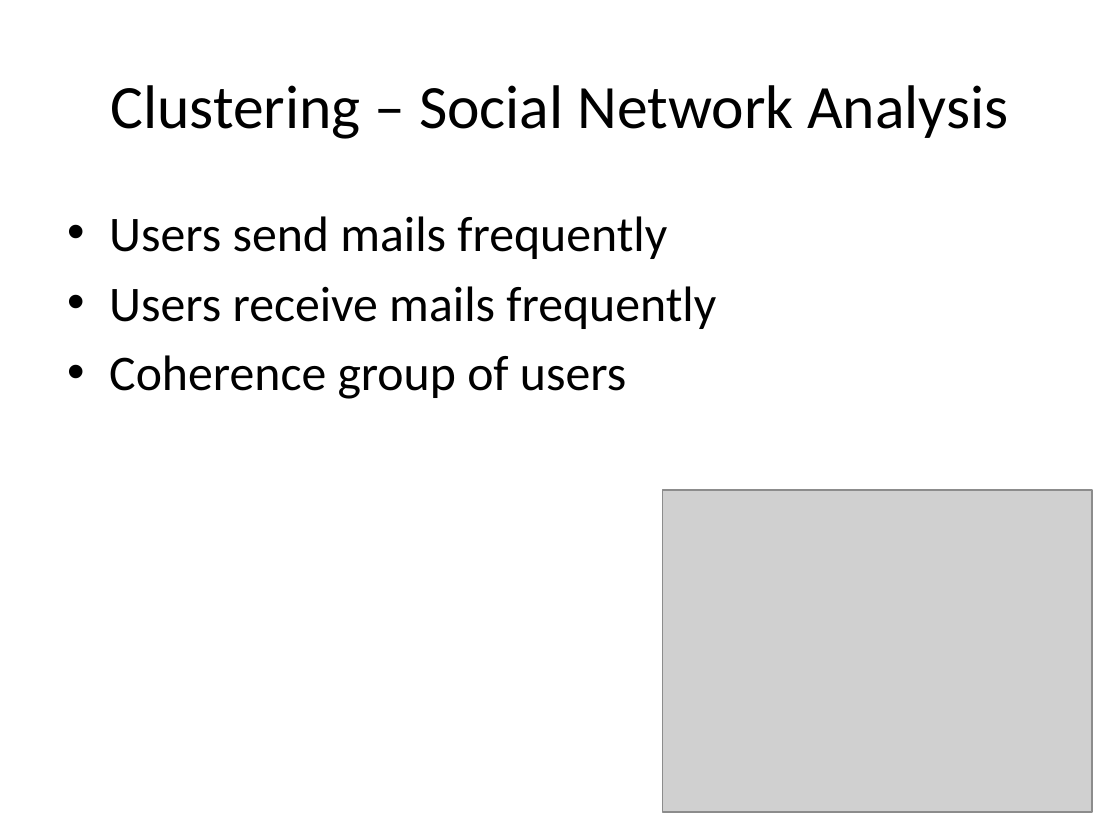
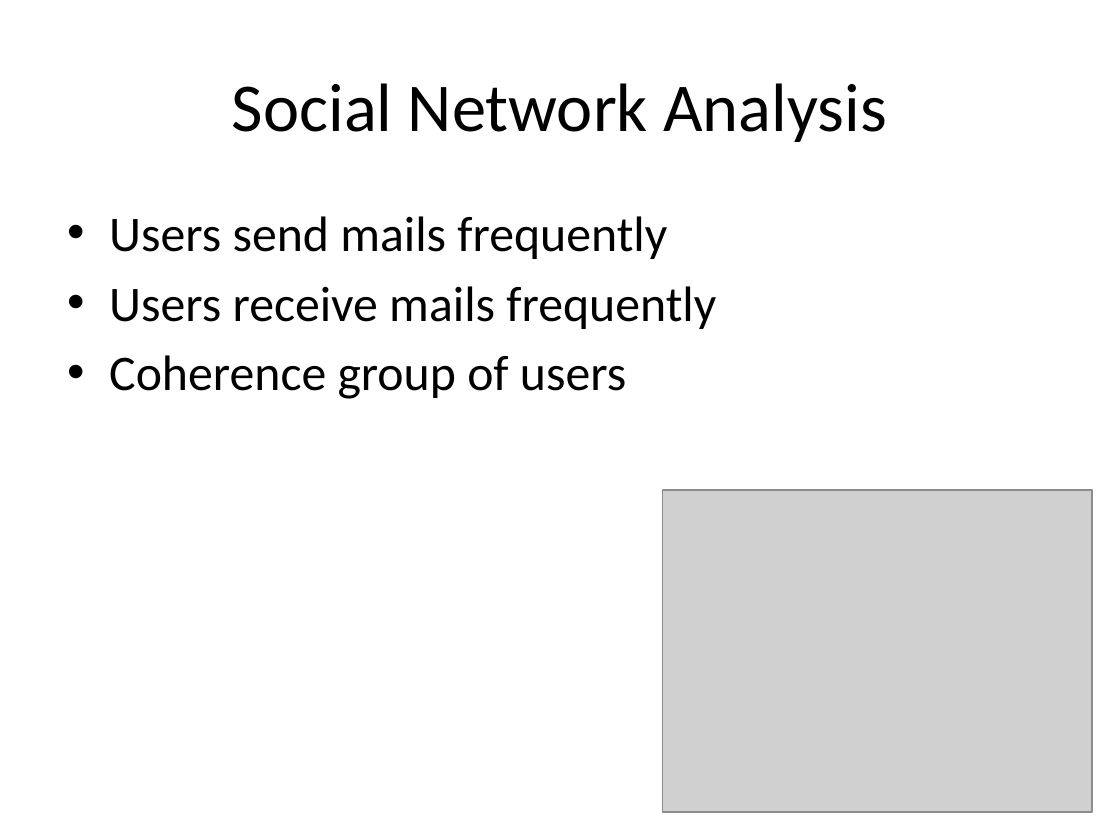
Before and after one commit to look4pritam/ArtificialIntelligence, a slide deck: slide 8 of MachineLearning/K-MeansClustering/K-MeansClustering.pptx. Drawn at 1120x840 pixels with LibreOffice and Linux fonts; fonts in the diff are those of the drawing; grey boxes stand for pictures. Boxes give left, top, right and bottom in pixels: in the first picture for what was removed or moved away, otherwise in the second. Text is boxed around its words. In the diff, an @@ line names an element or a change of style, - is before the commit and + after.

```diff
--- a/MachineLearning/K-MeansClustering/K-MeansClustering.pptx
+++ b/MachineLearning/K-MeansClustering/K-MeansClustering.pptx
@@ title at box(232, 83, 887, 142): text changed; size 39.6 to 44 pt @@
-Clustering – Social Network Analysis
+Social Network Analysis
```
Also in this commit, not shown: 4 other slides changed, 2 slides added, 1 other file.
